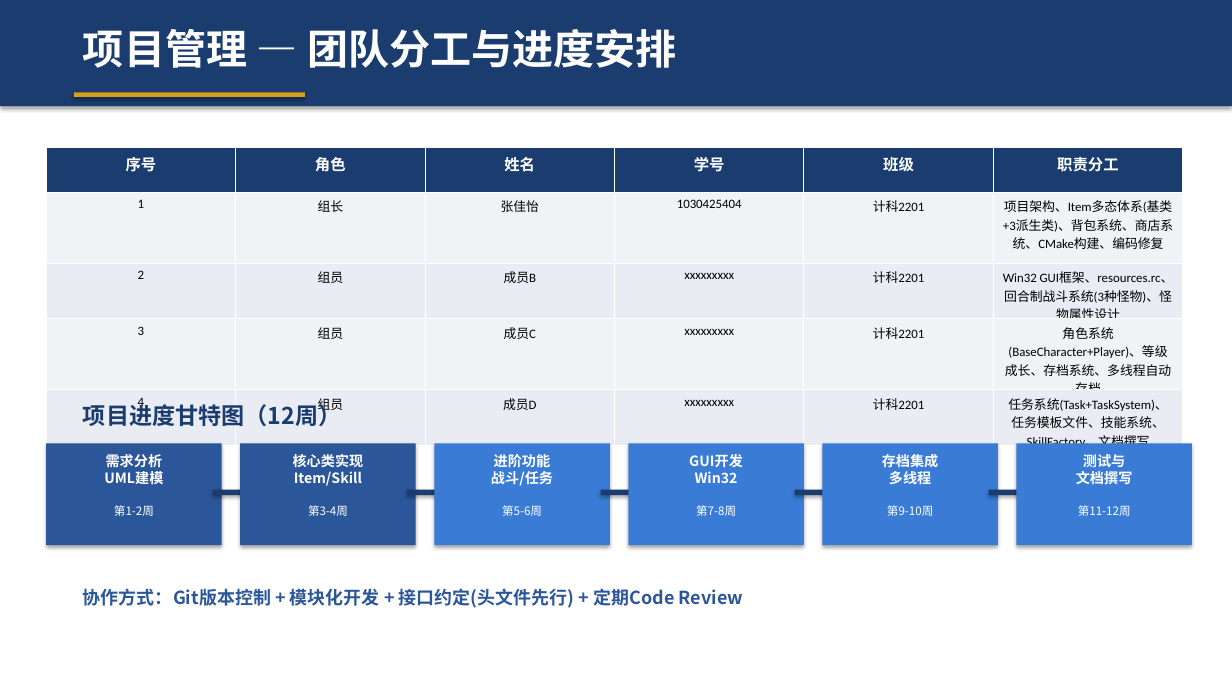
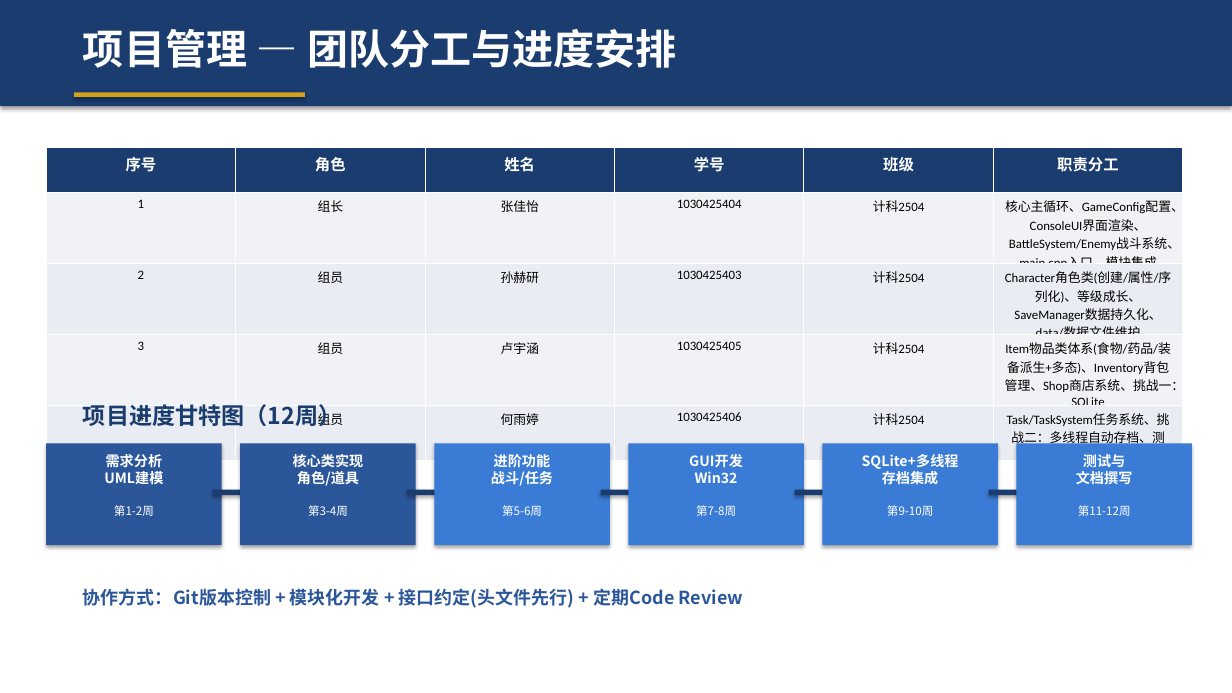
Before and after one commit to wechi123/-, a slide deck: slide 7 of build/校园RPG冒险游戏_汇报.pptx. Drawn at 1232x693 pixels with LibreOffice and Linux fonts; fonts in the diff are those of the drawing. Boxes give left, top, right and bottom in pixels: in the first picture for what was removed or moved away, otherwise in the second. Text is boxed around its words. In the diff, an @@ line names an element or a change of style, - is before the commit and + after.

```diff
--- a/build/校园RPG冒险游戏_汇报.pptx
+++ b/build/校园RPG冒险游戏_汇报.pptx
@@ table at [46,148,1183,470] @@
-row 2, column 5: 计科2201
+row 2, column 5: 计科2504
-row 2, column 6: 项目架构、Item多态体系(基类+3派生类)、背包系统、商店系统、CMake构建、编码修复
+row 2, column 6: 核心主循环、GameConfig配置、ConsoleUI界面渲染、BattleSystem/Enemy战斗系统、main.cpp入口、模块集成
-row 3: 2 | 组员 | 成员B | xxxxxxxxx | 计科2201 | Win32 GUI框架、resources.rc、回合制战斗系统(3种怪物)、怪物属性设计
+row 3: 2 | 组员 | 孙赫研 | 1030425403 | 计科2504 | Character角色类(创建/属性/序列化)、等级成长、SaveManager数据持久化、data/数据文件维护
-row 4: 3 | 组员 | 成员C | xxxxxxxxx | 计科2201 | 角色系统(BaseCharacter+Player)、等级成长、存档系统、多线程自动存档
+row 4: 3 | 组员 | 卢宇涵 | 1030425405 | 计科2504 | Item物品类体系(食物/药品/装备派生+多态)、Inventory背包管理、Shop商店系统、挑战一：SQLite
-row 5: 4 | 组员 | 成员D | xxxxxxxxx | 计科2201 | 任务系统(Task+TaskSystem)、任务模板文件、技能系统、SkillFactory、文档撰写
+row 5: 4 | 组员 | 何雨婷 | 1030425406 | 计科2504 | Task/TaskSystem任务系统、挑战二：多线程自动存档、测试/文档/PPT
@@ text at [293,454,364,486]: text changed @@
-核心类实现
-Item/Skill
+核心类实现
+角色/道具
@@ text at [862,454,959,484]: text changed @@
-存档集成
-多线程
+SQLite+多线程
+存档集成
```
Also in this commit, not shown: 10 other slides changed, 5 slides added, 7 slides removed, 24 other files.
